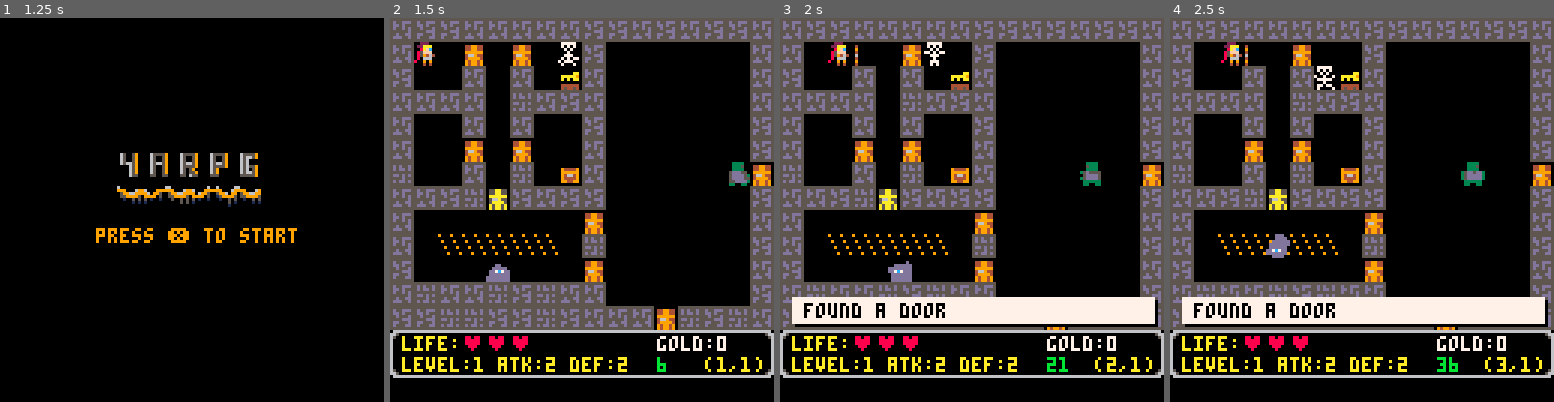
Above: before the commit, frames 1-4 (left to right).
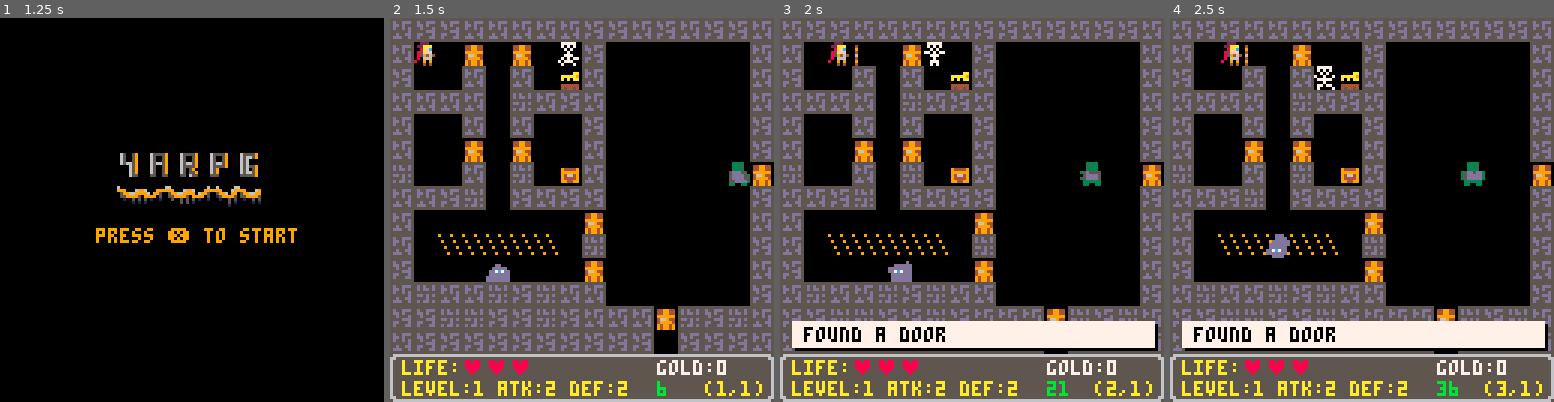
Above: after the commit, the same moments.

Repository: lauripaulo/pico8-games
Game: PICO-8 cartridge carts/yarpg/yarpg.p8
The game is run twice, just before and just after one commit, with the same random seed, the same clock (stepped at 60 frames per second) and the same inputs.
Inputs:
- Up to frame 1 (1.25 s): tap X (X key) at 0.33, 1.07 s
- Up to frame 2 (1.5 s): no input
- Up to frame 3 (2 s): hold Right from 1.6 s (still down); tap X (X key) at 1.85 s
- Up to frame 4 (2.5 s): release Right at 2.1 s; hold Up 2.15-2.42 s; hold Right from 2.47 s (still down)

Frame 1 is identical in both runs. In frame 2, 19% of the frame differs, in the area x 0-100%, y 44-100%; in frame 3, 25%; in frame 4, 25%.

Commit message:
Map moving done.

Diff:
--- a/carts/yarpg/yarpg.p8
+++ b/carts/yarpg/yarpg.p8
@@ -1,5 +1,5 @@
 pico-8 cartridge // http://www.pico-8.com
-version 23
+version 27
 __lua__
 -- game states
 
@@ -601,6 +601,7 @@
 	draw_mobs()
 	draw_hits()
 	--draw_debug()
+	camera()
 	draw_info()
 	draw_messages()
 end
@@ -616,8 +617,8 @@
  	return
  end
  local sz=(#msgs-1)*8
-	local ys=12*8-sz-3
-	local ye=13*8-3
+	local ys=13*8-sz-3
+	local ye=14*8-3
  if me.mapy>7 then
 		ys=1
 		ye=11+sz-3
@@ -635,8 +636,30 @@
 end
 
 function draw_map()
-	mapdraw(0, 0, 0, 0, 16, 13)
-end
+ local roomx=flr(me.mapx/16)
+ local roomy=flr(me.mapy/14)
+ local mappx=(16*roomx)*8
+ local mappy=(13*roomy)*8
+-- print ("roomx:"..roomx.."/roomy:"..roomy)
+-- print ("mappx:"..mappx.."/mappy:"..mappy)
+	camera(mappx,mappy,0,0,4,4,0)
+	mapdraw()
+end
+
+--function draw_map()
+-- local ctrx=(128/2)-4
+-- local ctry=(128/2)-4
+-- if me.x>ctrx and me.y<ctry then
+--		camera(-64+me.x+4,0,0,0,4,4,0)
+--	elseif me.x<ctrx and me.y>ctry then
+--	 camera(0,-64+me.y+4,0,0,4,4,0)
+--	elseif me.x>ctrx and me.y>ctry then
+--	 camera(-64+me.x+4,0,-64+me.y+4,0,0,4,4,0)
+--	else
+--		camera()
+-- end
+--	mapdraw(0, 0, 0, 0, 16, 13)
+--end
 
 function draw_debug()
 	-- debug boxes
@@ -661,47 +684,37 @@
 
 function draw_info()
  -- panel
-	spr(5,0,13*8,1,1)
-	spr(5,0,14*8,1,1,false,true)
-	spr(5,15*8,13*8,1,1,true,false)
-	spr(5,15*8,14*8,1,1,true,true)
+	spr(5,0,14*8,1,1)
+	spr(5,0,15*8,1,1,false,true)
+	spr(5,15*8,14*8,1,1,true,false)
+	spr(5,15*8,15*8,1,1,true,true)
 	for i= 1,14 do
-			spr(6,i*8,13*8,1,1,false,false)
-			spr(6,i*8,14*8,1,1,false,true)
+			spr(6,i*8,14*8,1,1,false,false)
+			spr(6,i*8,15*8,1,1,false,true)
 	end
 
 	-- hit points
-	color(10)
-	cursor(4,(13*8)+2)
-	print("life: ")
+	print("life: ",4,(14*8)+2,10)
 	for l=1,me.maxhp do
 	 if l<=me.hp then
 	 	color(8)
 		else
 	 	color(6)
 		end
-		cursor(16+l*8,(13*8)+2)
-		print("♥")
+		print("♥",16+l*8,(14*8)+2)
 	end
 
 	-- gold
-	color(7)
-	cursor(1+8*11,(13*8)+2)
-	print("gold:"..me.gold)
+	print("gold:"..me.gold,1+8*11,(14*8)+2,7)
 
  -- stats
-	color(10)
-	cursor(4,(14*8)+1)
-	print("level:"..me.level.." atk:"..me.atack.." def:"..me.defense)
+	print("level:"..me.level.." atk:"..me.atack.." def:"..me.defense,4,(15*8)+1,10)
 
  -- map
-	cursor(1+8*13,(14*8)+1)
-	print("("..me.mapx..","..me.mapy..")")
+	print("("..me.mapx..","..me.mapy..")",1+8*13,(15*8)+1,10)
 
  -- frames
-	color(11)
-	cursor(1+8*11,(14*8)+1)
-	print(state.frames)
+	print(state.frames,1+8*11,(15*8)+1,11)
 	if state.frames>999 then
 		state.frames=0
 	end
@@ -709,14 +722,14 @@
 
 
 __gfx__
-00000000555555550000000000000000000000000666666666666666000070000000000000000000000000000000000000000000088800008000800000000000
-000000005d55ddd50000000000000000000000006650000000000000000760000000000000000000000000000000000000800000800080000080089000000000
-000000005dd5d5550000000000000000000000006500000000000000007600000000770000000000000000000080000008980000809080000898080000000000
-000000005d55d5d50000000000000000000000006000000000000000076000004777660047770000000000000000000000800000800088800080080000000000
-00000000555555d50000000000000000000000006000000000000000460000004666000046667700477700000000000000000800088800088000800000000000
-0000000055d55dd50000000000000000000000006000000000000000400000000000000000006600466677000000080000008980000809080888088000000000
-000000005ddd55d50000000000000000000000006000000000000000000000000000000000000000000066000000000000000800000800080000089800000000
-00000000555555550000000000000000000000006000000000000000000000000000000000000000000000000000000000000000000088800090008000000000
+00000000555555550000000000000000000000005666666666666666000070000000000000000000000000000000000000000000088800008000800000000000
+000000005d55ddd50000000000000000000000006655555555555555000760000000000000000000000000000000000000800000800080000080089000000000
+000000005dd5d5550000000000000000000000006555555555555555007600000000770000000000000000000080000008980000809080000898080000000000
+000000005d55d5d50000000000000000000000006555555555555555076000004777660047770000000000000000000000800000800088800080080000000000
+00000000555555d50000000000000000000000006555555555555555460000004666000046667700477700000000000000000800088800088000800000000000
+0000000055d55dd50000000000000000000000006555555555555555400000000000000000006600466677000000080000008980000809080888088000000000
+000000005ddd55d50000000000000000000000006555555555555555000000000000000000000000000066000000000000000800000800080000089800000000
+00000000555555550000000000000000000000006555555555555555000000000000000000000000000000000000000000000000000088800090008000000000
 00000000555555550000000000000000000000000000000000000000000000000000000000000000000000000000000060000000000000000000000000000000
 000000005d55ddd50000000000000000000000000000000000000000000000000000000000000000000000000700000006600700000000000000000000000000
 000000005dd5d5550000000000000000000000000000000000000000000000000000000000000000000000000070000006760070000000000000000000000000
@@ -841,27 +854,35 @@
 0001000000000000000000000000000000010000000000000000000000000000000100000500090900000000000000000000000000000000000000000000000000000000000000000000000000000000000000000000000000000000000000000000000000000000000000000000000000000000000000000000000000000000
 0000000000000000000000000000000000000000000000000000000000000000000000000000000000000000000000000000000000000000000000000000000000000000000000000000000000000000000000000000000000000003020000000302000000000000000000000000000000000000000000000000000000000000
 __map__
-0111110101010101111101110111110100000000000000000000000000000000000000000000000000000000000000000000000000000000000000000000000000000000000000000000000000000000000000000000000000000000000000000000000000000000000000000000000000000000000000000000000000000000
-010000db00db0000110000000000000100000000000000000000000000000000000000000000000000000000000000000000000000000000000000000000000000000000000000000000000000000000000000000000000000000000000000000000000000000000000000000000000000000000000000000000000000000000
-1100000100010024010000000000000100000000000000000000000000000000000000000000000000000000000000000000000000000000000000000000000000000000000000000000000000000000000000000000000000000000000000000000000000000000000000000000000000000000000000000000000000000000
-0101010100210111010000000000000100000000000000000000000000000000000000000000000000000000000000000000000000000000000000000000000000000000000000000000000000000000000000000000000000000000000000000000000000000000000000000000000000000000000000000000000000000000
-0100000100010000110000000000001100000000000000000000000000000000000000000000000000000000000000000000000000000000000000000000000000000000000000000000000000000000000000000000000000000000000000000000000000000000000000000000000000000000000000000000000000000000
-010000db00db0000010000000000001100000000000000000000000000000000000000000000000000000000000000000000000000000000000000000000000000000000000000000000000000000000000000000000000000000000000000000000000000000000000000000000000000000000000000000000000000000000
-210000010021002601000000000000db00000000000000000000000000000000000000000000000000000000000000000000000000000000000000000000000000000000000000000000000000000000000000000000000000000000000000000000000000000000000000000000000000000000000000000000000000000000
-01011121e0110111110000000000001100000000000000000000000000000000000000000000000000000000000000000000000000000000000000000000000000000000000000000000000000000000000000000000000000000000000000000000000000000000000000000000000000000000000000000000000000000000
-0100000000000000db0000000000000100000000000000000000000000000000000000000000000000000000000000000000000000000000000000000000000000000000000000000000000000000000000000000000000000000000000000000000000000000000000000000000000000000000000000000000000000000000
-0100e2e2e2e2e200210000000000001100000000000000000000000000000000000000000000000000000000000000000000000000000000000000000000000000000000000000000000000000000000000000000000000000000000000000000000000000000000000000000000000000000000000000000000000000000000
-1100000000000000db0000000000000100000000000000000000000000000000000000000000000000000000000000000000000000000000000000000000000000000000000000000000000000000000000000000000000000000000000000000000000000000000000000000000000000000000000000000000000000000000
-0121010121112101010000000000001100000000000000000000000000000000000000000000000000000000000000000000000000000000000000000000000000000000000000000000000000000000000000000000000000000000000000000000000000000000000000000000000000000000000000000000000000000000
-1111212111112111010101db2111210100000000000000000000000000000000000000000000000000000000000000000000000000000000000000000000000000000000000000000000000000000000000000000000000000000000000000000000000000000000000000000000000000000000000000000000000000000000
-…(11 lines of a section not shown)…
+0111110101010101111101110111110101010101010101010101000000000000000000000000000000000000000000000000000000000000000000000000000000000000000000000000000000000000000000000000000000000000000000000000000000000000000000000000000000000000000000000000000000000000
+010000db00db0000110000000000000101000000000000000101000000000000000000000000000000000000000000000000000000000000000000000000000000000000000000000000000000000000000000000000000000000000000000000000000000000000000000000000000000000000000000000000000000000000
+1100000100010024010000000000000101000101010000000101000000000000000000000000000000000000000000000000000000000000000000000000000000000000000000000000000000000000000000000000000000000000000000000000000000000000000000000000000000000000000000000000000000000000
+0101010100210111010000000000000101012600000100000101000000000000000000000000000000000000000000000000000000000000000000000000000000000000000000000000000000000000000000000000000000000000000000000000000000000000000000000000000000000000000000000000000000000000
+010000010001000011000000000000110101240000db00000101000000000000000000000000000000000000000000000000000000000000000000000000000000000000000000000000000000000000000000000000000000000000000000000000000000000000000000000000000000000000000000000000000000000000
+010000db00db0000010000000000001101012600000100000101000000000000000000000000000000000000000000000000000000000000000000000000000000000000000000000000000000000000000000000000000000000000000000000000000000000000000000000000000000000000000000000000000000000000
+210000010021002601000000000000db00000101010000000101000000000000000000000000000000000000000000000000000000000000000000000000000000000000000000000000000000000000000000000000000000000000000000000000000000000000000000000000000000000000000000000000000000000000
+0101112100110111110000000000001111000000000000000101000000000000000000000000000000000000000000000000000000000000000000000000000000000000000000000000000000000000000000000000000000000000000000000000000000000000000000000000000000000000000000000000000000000000
+0100000000000000db0000000000000111000000000000000101000000000000000000000000000000000000000000000000000000000000000000000000000000000000000000000000000000000000000000000000000000000000000000000000000000000000000000000000000000000000000000000000000000000000
+0100e2e2e2e2e200210000000000001111000000000000000101000000000000000000000000000000000000000000000000000000000000000000000000000000000000000000000000000000000000000000000000000000000000000000000000000000000000000000000000000000000000000000000000000000000000
+1100000000000000db0000000000000111000000000000000101010000000000000000000000000000000000000000000000000000000000000000000000000000000000000000000000000000000000000000000000000000000000000000000000000000000000000000000000000000000000000000000000000000000000
+0121010121112101010000000000001111000000000000000101010000000000000000000000000000000000000000000000000000000000000000000000000000000000000000000000000000000000000000000000000000000000000000000000000000000000000000000000000000000000000000000000000000000000
+1111212111112111010101db2111210101010101010101010101000000000000000000000000000000000000000000000000000000000000000000000000000000000000000000000000000000000000000000000000000000000000000000000000000000000000000000000000000000000000000000000000000000000000
+0111111111111111111111001111110100000000000000000001000000000000000000000000000000000000000000000000000000000000000000000000000000000000000000000000000000000000000000000000000000000000000000000000000000000000000000000000000000000000000000000000000000000000
+0100000000000101010000000000000100000000000000000000000000000000000000000000000000000000000000000000000000000000000000000000000000000000000000000000000000000000000000000000000000000000000000000000000000000000000000000000000000000000000000000000000000000000
+0100000000010024000100000000000100000000000000000000000000000000000000000000000000000000000000000000000000000000000000000000000000000000000000000000000000000000000000000000000000000000000000000000000000000000000000000000000000000000000000000000000000000000
+0100000000010000000100000000000100000000000000000000000000000000000000000000000000000000000000000000000000000000000000000000000000000000000000000000000000000000000000000000000000000000000000000000000000000000000000000000000000000000000000000000000000000000
+0100000000010000000100000000000100000000000000000000000000000000000000000000000000000000000000000000000000000000000000000000000000000000000000000000000000000000000000000000000000000000000000000000000000000000000000000000000000000000000000000000000000000000
+01000000000001db010000000000000100000000000000000000000000000000000000000000000000000000000000000000000000000000000000000000000000000000000000000000000000000000000000000000000000000000000000000000000000000000000000000000000000000000000000000000000000000000
+0101010101000000000000000000010100000000000000000000000000000000000000000000000000000000000000000000000000000000000000000000000000000000000000000000000000000000000000000000000000000000000000000000000000000000000000000000000000000000000000000000000000000000
+0000000001010101010101010101010000000000000000000000000000000000000000000000000000000000000000000000000000000000000000000000000000000000000000000000000000000000000000000000000000000000000000000000000000000000000000000000000000000000000000000000000000000000
+…(11 lines of a section not shown)…
